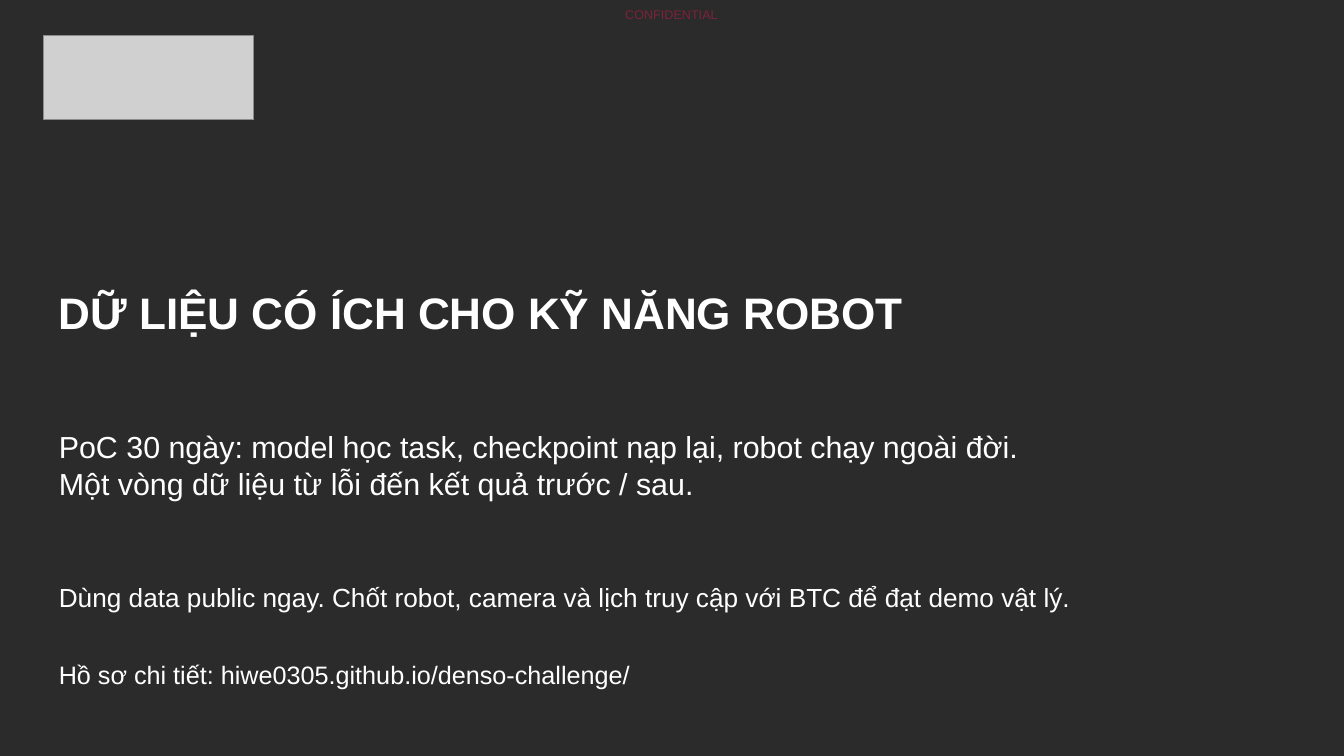
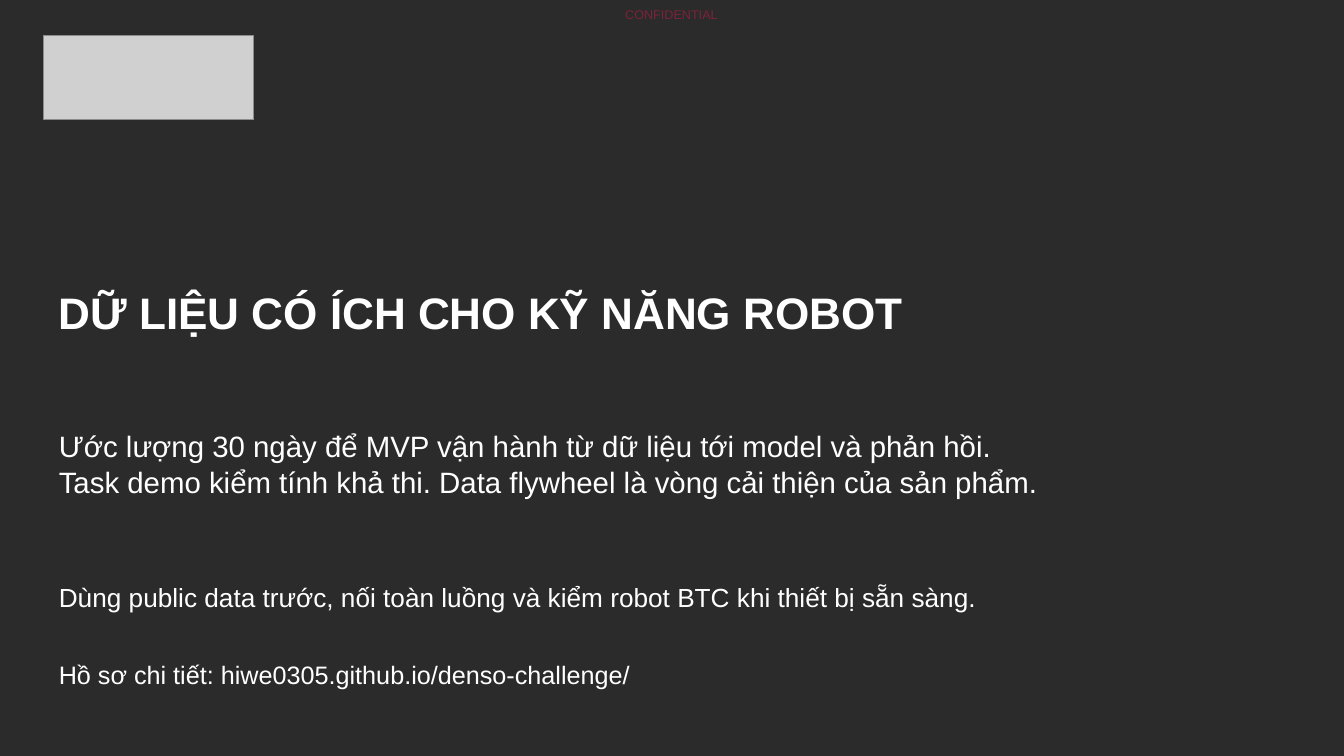
Before and after one commit to hiwe0305/denso-challenge, a slide deck: slide 14 of deliverables/DENSO-Humanoid-Data-Flywheel-2026.pptx. Drawn at 1344x756 pixels with LibreOffice and Linux fonts; fonts in the diff are those of the drawing; grey boxes stand for pictures; background and template pictures are left out; a plain dark background stands for a picture behind light text. Boxes give left, top, right and bottom in pixels: in the first picture for what was removed or moved away, otherwise in the second. Text is boxed around its words. In the diff, an @@ line names an element or a change of style, - is before the commit and + after.

```diff
--- a/deliverables/DENSO-Humanoid-Data-Flywheel-2026.pptx
+++ b/deliverables/DENSO-Humanoid-Data-Flywheel-2026.pptx
@@ text at (59, 434, 1037, 498): text changed; size 21.8 to 21 pt @@
-PoC 30 ngày: model học task, checkpoint nạp lại, robot chạy ngoài đời.
-Một vòng dữ liệu từ lỗi đến kết quả trước / sau.
+Ước lượng 30 ngày để MVP vận hành từ dữ liệu tới model và phản hồi.
+Task demo kiểm tính khả thi. Data flywheel là vòng cải thiện của sản phẩm.
@@ text at (59, 586, 976, 613): text changed @@
-Dùng data public ngay. Chốt robot, camera và lịch truy cập với BTC để đạt demo vật lý.
+Dùng public data trước, nối toàn luồng và kiểm robot BTC khi thiết bị sẵn sàng.
```
Also in this commit, not shown: 5 other slides changed, 18 other files.
